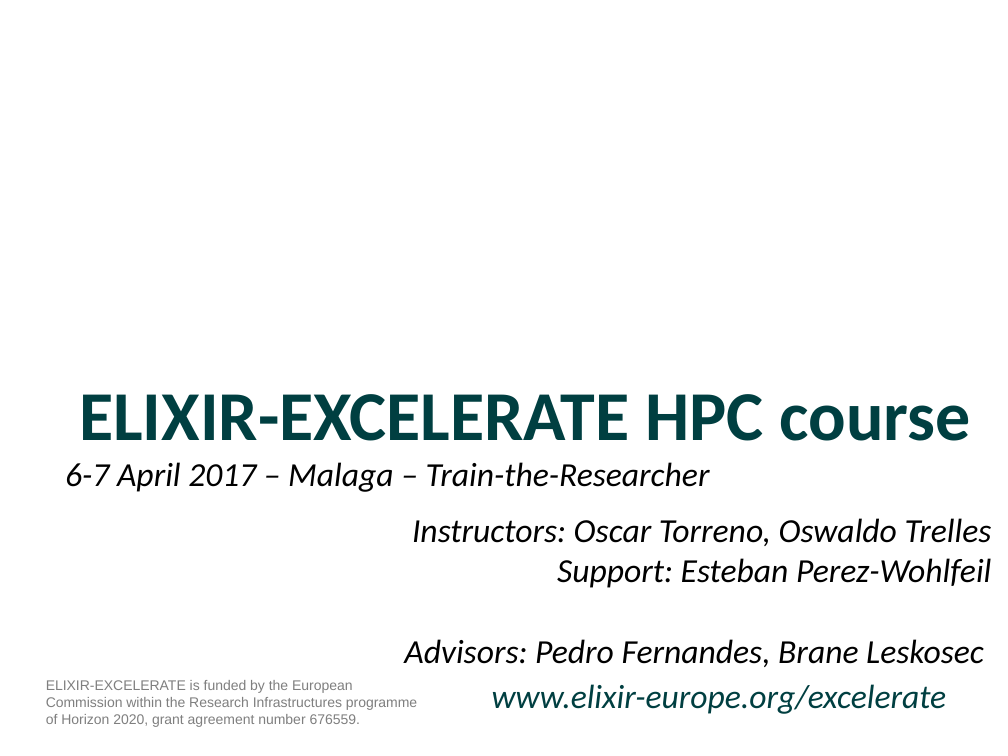
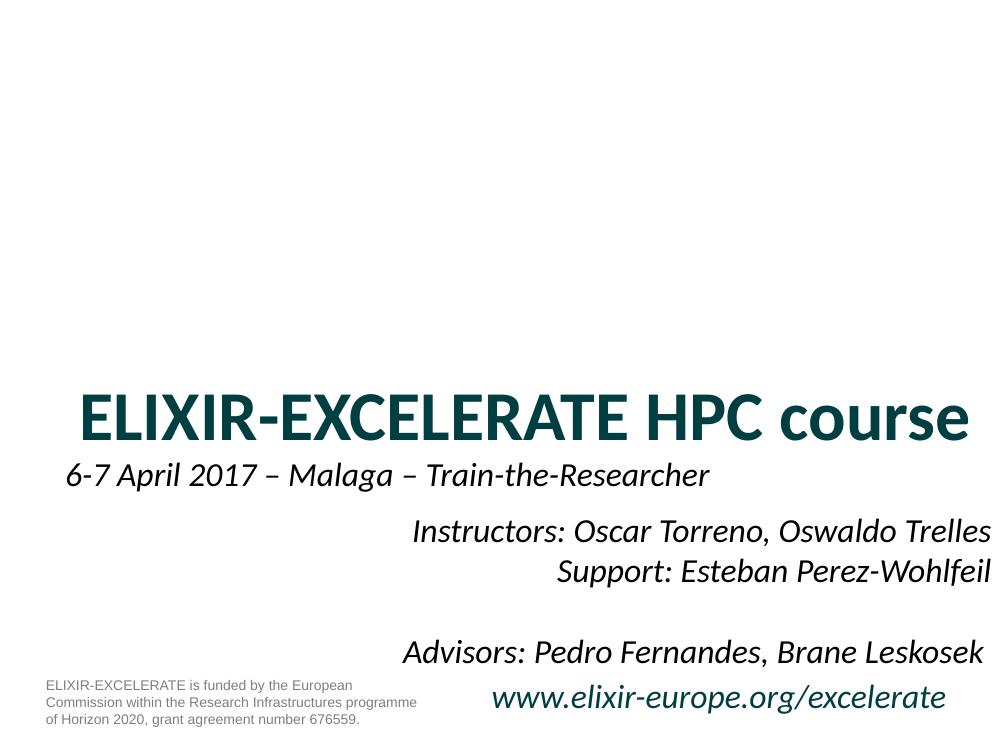
Before and after one commit to otorreno/hpc-excelerate, a slide deck: slide 1 of day1/slides/05_MPI.pptx. Drawn at 1008x756 pixels with LibreOffice and Linux fonts; fonts in the diff are those of the drawing; background and template pictures are left out. Boxes give left, top, right and bottom in pixels: in the first picture for what was removed or moved away, otherwise in the second. Text is boxed around its words. In the diff, an @@ line names an element or a change of style, - is before the commit and + after.

```diff
--- a/day1/slides/05_MPI.pptx
+++ b/day1/slides/05_MPI.pptx
@@ text at bbox=[403, 518, 992, 667]: text changed @@
-Instructors: Oscar Torreno, Oswaldo Trelles
-Support: Esteban Perez-Wohlfeil
-Advisors: Pedro Fernandes, Brane Leskosec
+Instructors: Oscar Torreno, Oswaldo Trelles
+Support: Esteban Perez-Wohlfeil
+Advisors: Pedro Fernandes, Brane Leskosek
```
Also in this commit, not shown: 2 other slides changed, 12 other files.
